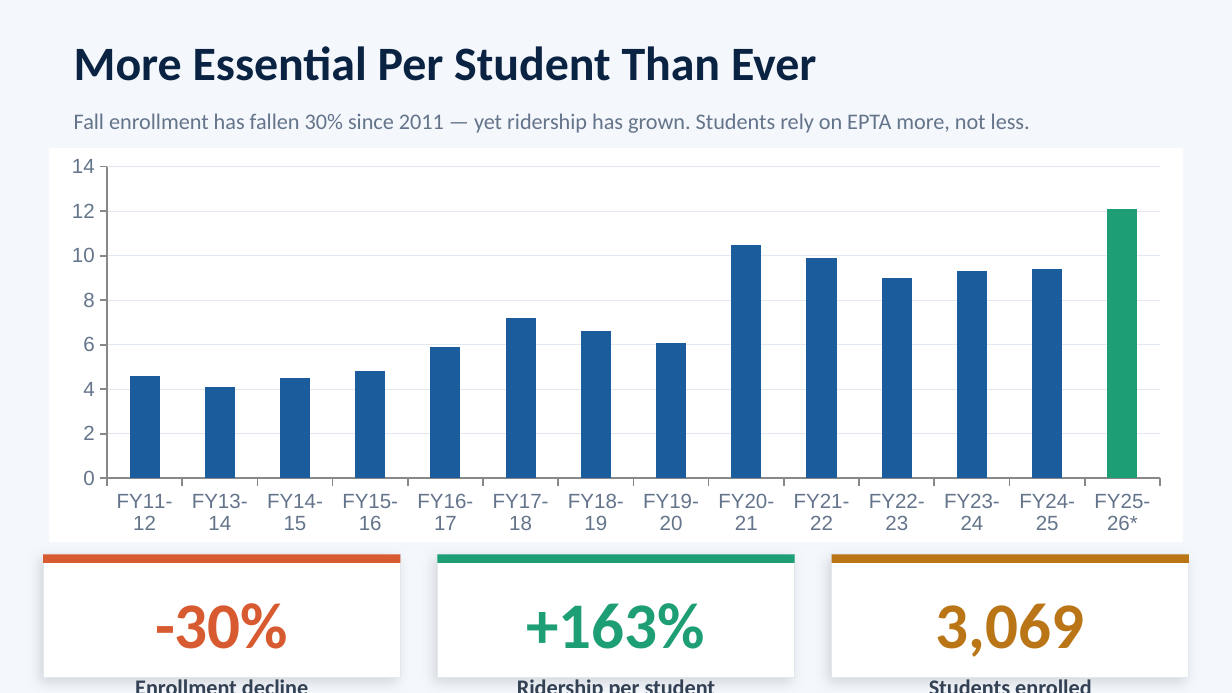
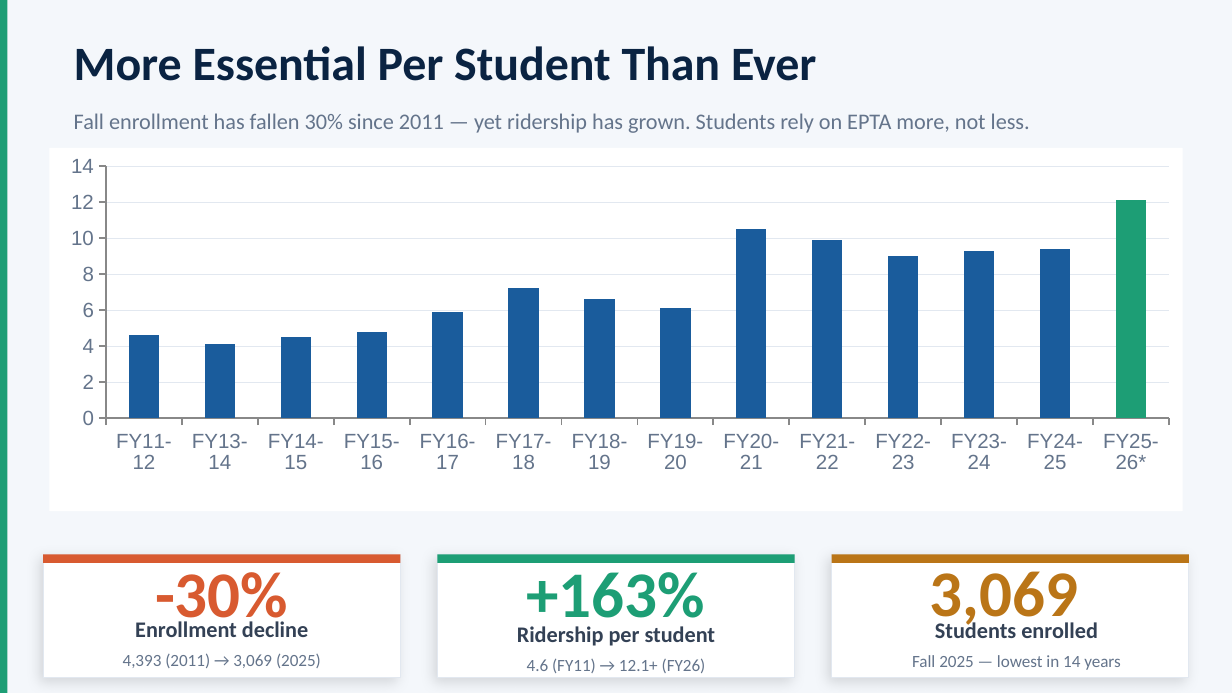
Before and after one commit to meekerwv-boop/Epta_Capstone, a slide deck: slide 21 of EPTA/EPTA_Funding_Case_2025.pptx (slide 17 before the commit). Drawn at 1232x693 pixels with LibreOffice and Linux fonts; fonts in the diff are those of the drawing. Boxes give left, top, right and bottom in pixels: in the first picture for what was removed or moved away, otherwise in the second. Text is boxed around its words. In the diff, an @@ line names an element or a change of style, - is before the commit and + after.

```diff
--- a/EPTA/EPTA_Funding_Case_2025.pptx
+++ b/EPTA/EPTA_Funding_Case_2025.pptx
@@ rectangle added at (x1=0, y1=0, x2=7, y2=692), fill #1D9E75 @@
@@ column chart at (x1=49, y1=148, x2=1183, y2=511) @@
@@ plot area changed @@
@@ column chart resized from (x1=49, y1=148, x2=1183, y2=542) to (x1=49, y1=148, x2=1183, y2=511) @@
@@ text "-30%" rewrapped from (x1=155, y1=603, x2=288, y2=649) to (x1=155, y1=572, x2=288, y2=633) @@
@@ text "+163%" rewrapped from (x1=527, y1=603, x2=706, y2=649) to (x1=527, y1=562, x2=706, y2=632) @@
@@ text "3,069" rewrapped from (x1=936, y1=603, x2=1084, y2=657) to (x1=930, y1=562, x2=1078, y2=632) @@
@@ text "Enrollment decline" rewrapped from (x1=58, y1=665, x2=386, y2=693) to (x1=135, y1=621, x2=308, y2=637) @@
@@ text "Ridership per student" rewrapped from (x1=452, y1=665, x2=780, y2=693) to (x1=517, y1=626, x2=716, y2=646) @@
@@ text "Students enrolled" rewrapped from (x1=846, y1=665, x2=1174, y2=693) to (x1=935, y1=619, x2=1098, y2=638) @@
@@ text added at (x1=123, y1=653, x2=321, y2=668), 10 pt, text #64748B @@
+4,393 (2011) → 3,069 (2025)
@@ text added at (x1=527, y1=658, x2=706, y2=673), 10 pt, text #64748B @@
+4.6 (FY11) → 12.1+ (FY26)
@@ text added at (x1=912, y1=655, x2=1121, y2=670), 10 pt, text #64748B @@
+Fall 2025 — lowest in 14 years
```
Also in this commit, not shown: 12 other slides changed, 4 slides added, 2 slides removed, 6 other files.
